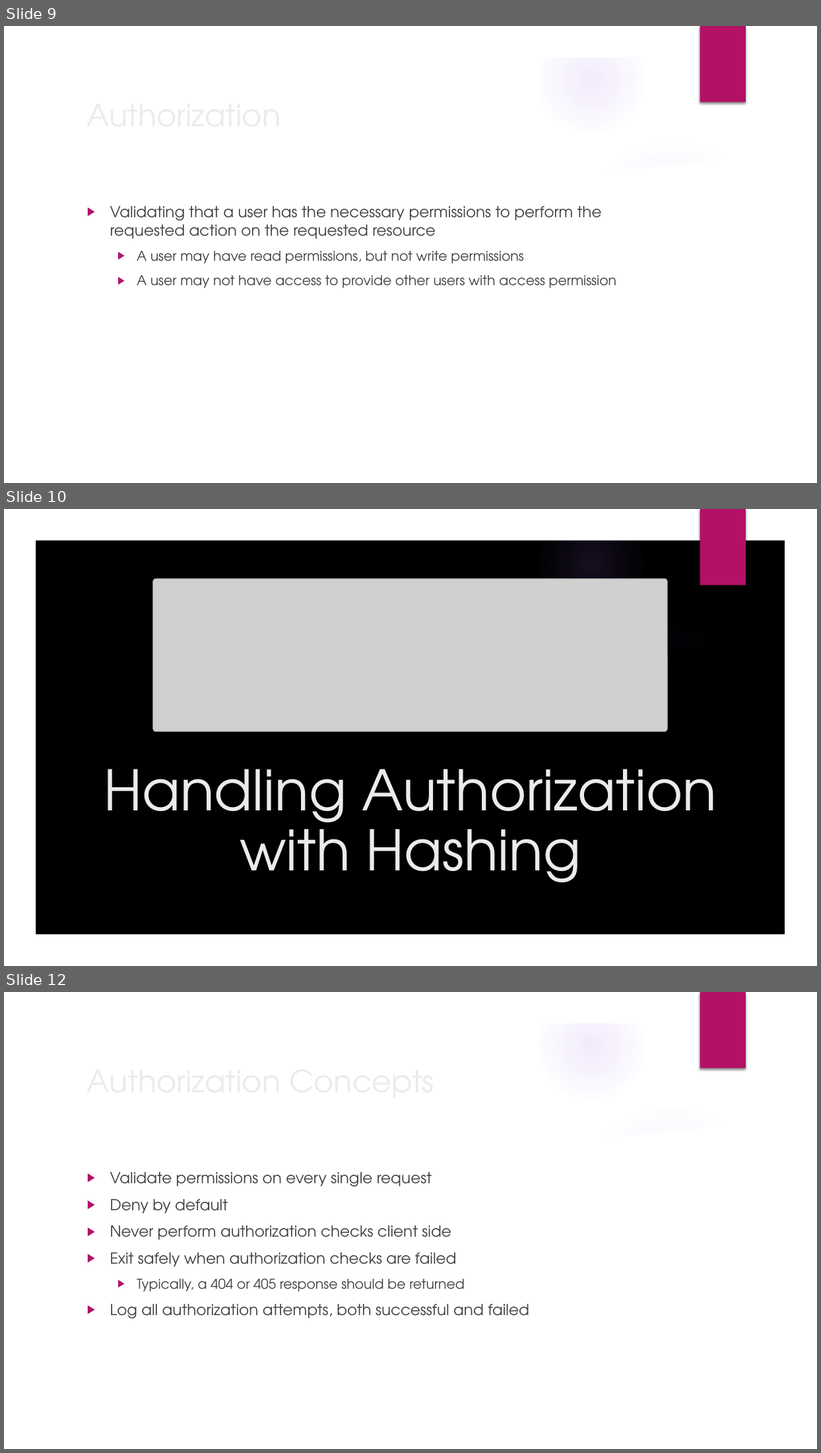
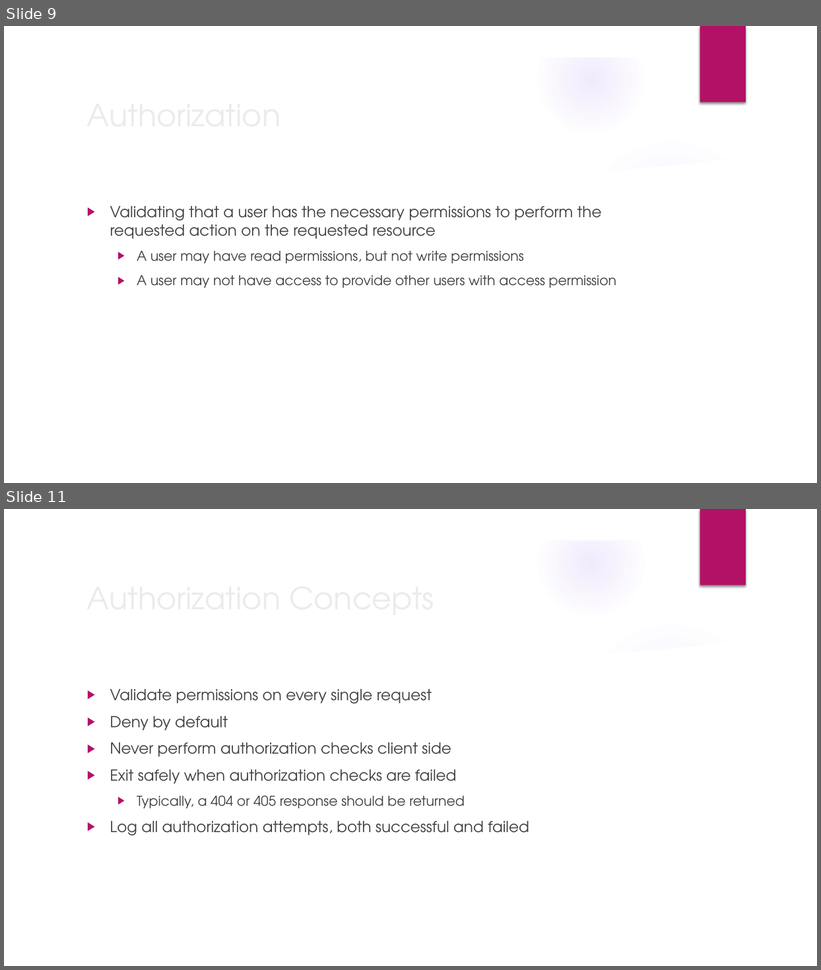
Before and after one commit to nicleary/The-Missing-Semester-CSUOhio, a slide deck: lessons/Fundamental_Concepts_of_AppSec/AppSecLecture.pptx. Shown one above the other, each under a label of ours: slides 9, 10 and 12 before the commit, slides 9 and 11 after it; the slides between them are not shown. The pictures are 821x1453 and 821x970 pixels, drawn with LibreOffice and Linux fonts; fonts in the diff are those of the drawing; grey boxes stand for pictures; background and template pictures are left out. Boxes give left, top, right and bottom in pixels: in the first picture for what was removed or moved away, otherwise in the second. Text is boxed around its words. In the diff, an @@ line names an element or a change of style, - is before the commit and + after.

```diff
--- a/lessons/Fundamental_Concepts_of_AppSec/AppSecLecture.pptx
+++ b/lessons/Fundamental_Concepts_of_AppSec/AppSecLecture.pptx
@@ slide 10 removed at (4, 509, 817, 966), background picture (left out); not listed: 5 template elements that a slide beside it also shows @@
@@ freeform shape removed at (4, 509, 817, 966) @@
@@ freeform shape removed at (4, 509, 817, 966) @@
@@ rectangle removed at (700, 509, 746, 586) @@
@@ picture removed at (153, 578, 668, 731) @@
@@ freeform shape removed at (570, 611, 792, 677) @@
@@ freeform shape removed at (34, 634, 787, 936) @@
@@ title removed at (104, 769, 717, 883) @@
-Handling Authorization with Hashing
@@ what was slide 12 is now slide 11 @@
```
Also in this commit, not shown: 2 slides changed.
